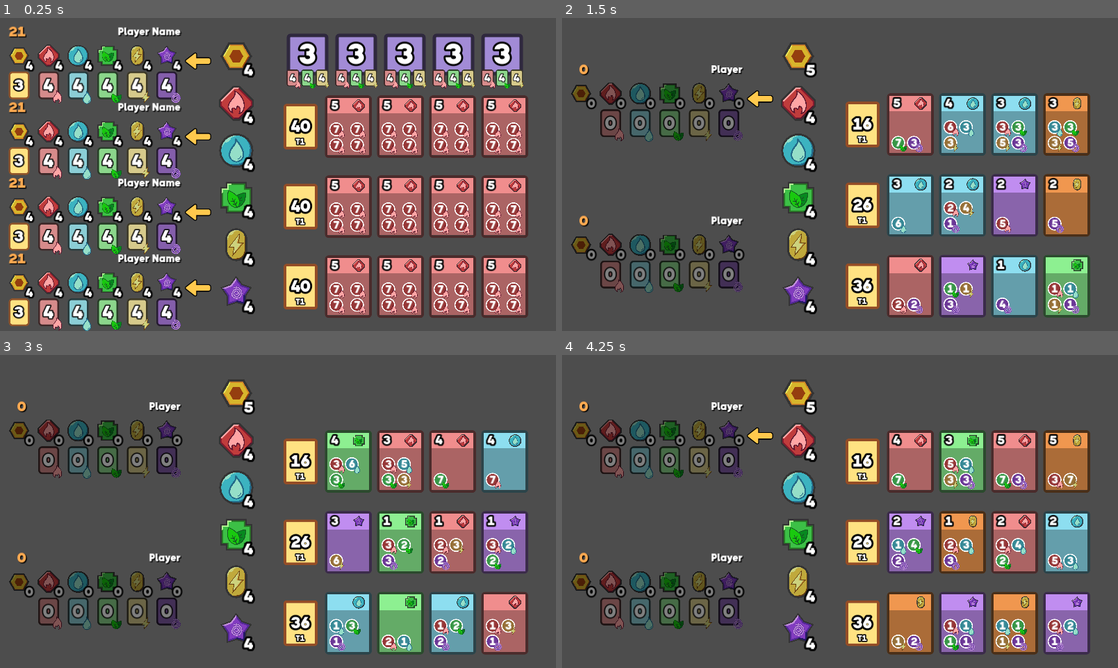
Above: before the commit, frames 1-4 (two rows, left to right).
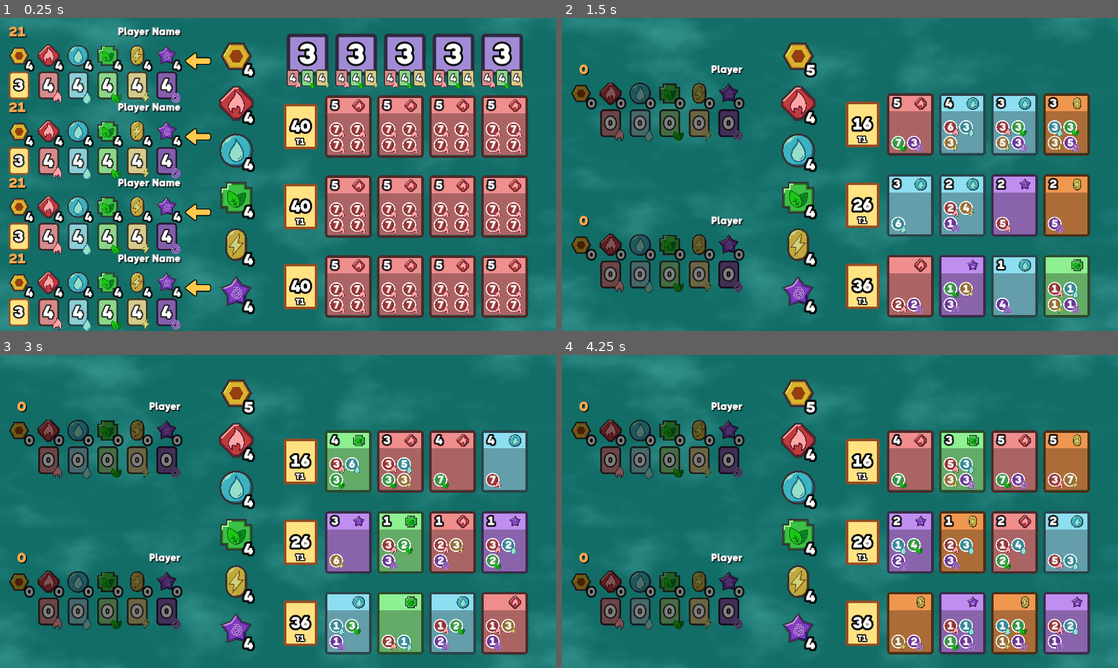
Above: after the commit, the same moments.

Repository: ShinyDeagle/Glid
Game: Godot game, scene res://Scenes/Main.tscn
The game is run twice, just before and just after one commit, with the same random seed, the same clock (stepped at 60 frames per second) and the same inputs.
Inputs (mouse positions are in pixels of both pictures, inside the frame that each line leads up to):
- Up to frame 1 (0.25 s): no input
- Up to frame 2 (1.5 s): click (578, 86) at 0.52 s; click (578, 124) at 1.27 s
- Up to frame 3 (3 s): click (16, 461) at 2.02 s; tap Enter at 2.75 s; move the mouse to (400, 495) at 2.77 s; tap Backspace at 2.85 s; click (400, 495) at 2.92 s
- Up to frame 4 (4.25 s): tap Space at 3.02, 3.5, 3.77 s; move the mouse to (728, 527) at 3.52 s; tap Backspace at 3.6 s; click (728, 527) at 3.67 s

The runs differ from the first frame. In frame 1, 53% of the frame differs, in the area x 0-100%, y 0-100%; in frame 2, 68%; in frame 3, 68%; in frame 4, 68%.
Error in both runs: Invalid access to property or key 'deck' on a base object of type 'Nil'. (res://Scripts/Game/GamePlayer.gd:149)

Commit message:
Minor Tweaks

Diff:
--- a/Scenes/Game/Player_Arrow.tscn
+++ b/Scenes/Game/Player_Arrow.tscn
@@ -2,7 +2,7 @@
 
 [ext_resource type="Texture2D" uid="uid://dkbveafyf21l8" path="res://Assets/UI/Generic/UI_Generic_Arrow.png" id="1_lorm0"]
 
-[node name="Player1_Arrow" type="TextureRect"]
+[node name="Arrow" type="TextureRect"]
 modulate = Color(1, 0.79, 0.3, 1)
 custom_minimum_size = Vector2(0, 174)
 size_flags_horizontal = 3
--- a/Scenes/Game/Session.tscn
+++ b/Scenes/Game/Session.tscn
@@ -8,12 +8,24 @@
 [ext_resource type="PackedScene" uid="uid://bu5vx07jckqdc" path="res://Scenes/Game/Noble.tscn" id="2_pf07s"]
 [ext_resource type="PackedScene" uid="uid://b8yovc2gr7cpa" path="res://Scenes/Game/Gems/Gem_Fire.tscn" id="3_j5tha"]
 [ext_resource type="PackedScene" uid="uid://bb5wwrqe38o7l" path="res://Scenes/Game/Player_Arrow.tscn" id="3_jp1aw"]
-[ext_resource type="Texture2D" uid="uid://dkbveafyf21l8" path="res://Assets/UI/Generic/UI_Generic_Arrow.png" id="3_obqr6"]
 [ext_resource type="PackedScene" uid="uid://w4qvsqcr2qpo" path="res://Scenes/Game/Gems/Gem_Water.tscn" id="4_gevlf"]
 [ext_resource type="PackedScene" uid="uid://wjkwtnnbnand" path="res://Scenes/Game/Gems/Gem_Grass.tscn" id="5_o3u68"]
 [ext_resource type="PackedScene" uid="uid://c1toeh2ubsefb" path="res://Scenes/Game/Gems/Gem_Electric.tscn" id="6_npr8e"]
 [ext_resource type="PackedScene" uid="uid://byp42n4avq0bw" path="res://Scenes/Game/Gems/Gem_Psychic.tscn" id="7_7chk3"]
 [ext_resource type="FontFile" uid="uid://ck4gjxb2nutq2" path="res://Assets/Fonts/Thiccboi/THICCCBOI-ThicccAF.ttf" id="12_04j3n"]
+
+[sub_resource type="Gradient" id="Gradient_rkq1a"]
+interpolation_mode = 2
+offsets = PackedFloat32Array(0.44335, 1)
+colors = PackedColorArray(0.0731, 0.43, 0.406207, 1, 0.1995, 0.57, 0.5453, 1)
+
+[sub_resource type="FastNoiseLite" id="FastNoiseLite_h3nf6"]
+noise_type = 3
+
+[sub_resource type="NoiseTexture2D" id="NoiseTexture2D_4nfoq"]
+seamless = true
+color_ramp = SubResource("Gradient_rkq1a")
+noise = SubResource("FastNoiseLite_h3nf6")
 
 [sub_resource type="StyleBoxFlat" id="StyleBoxFlat_0mtmk"]
 bg_color = Color(0.26, 0.26, 0.26, 1)
@@ -58,6 +70,16 @@
 size_flags_vertical = 3
 script = ExtResource("1_ep0gm")
 
+[node name="BG" type="TextureRect" parent="."]
+unique_name_in_owner = true
+layout_mode = 1
+anchors_preset = 15
+anchor_right = 1.0
+anchor_bottom = 1.0
+grow_horizontal = 2
+grow_vertical = 2
+texture = SubResource("NoiseTexture2D_4nfoq")
+
 [node name="MarginContainer" type="MarginContainer" parent="."]
 layout_mode = 1
 anchors_preset = 15
@@ -111,35 +133,17 @@
 unique_name_in_owner = true
 layout_mode = 2
 
-[node name="Player2_Arrow" type="TextureRect" parent="MarginContainer/HBoxContainer/MarginContainer4/Arrows"]
-unique_name_in_owner = true
-modulate = Color(1, 0.79, 0.3, 1)
-custom_minimum_size = Vector2(0, 174)
-layout_mode = 2
-texture = ExtResource("3_obqr6")
-expand_mode = 1
-stretch_mode = 5
-flip_h = true
-
-[node name="Player3_Arrow" type="TextureRect" parent="MarginContainer/HBoxContainer/MarginContainer4/Arrows"]
-unique_name_in_owner = true
-modulate = Color(1, 0.79, 0.3, 1)
-custom_minimum_size = Vector2(0, 174)
-layout_mode = 2
-texture = ExtResource("3_obqr6")
-expand_mode = 1
-stretch_mode = 5
-flip_h = true
-
-[node name="Player4_Arrow" type="TextureRect" parent="MarginContainer/HBoxContainer/MarginContainer4/Arrows"]
-unique_name_in_owner = true
-modulate = Color(1, 0.79, 0.3, 1)
-custom_minimum_size = Vector2(0, 174)
-layout_mode = 2
-texture = ExtResource("3_obqr6")
-expand_mode = 1
-stretch_mode = 5
-flip_h = true
+[node name="Player2_Arrow" parent="MarginContainer/HBoxContainer/MarginContainer4/Arrows" instance=ExtResource("3_jp1aw")]
+unique_name_in_owner = true
+layout_mode = 2
+
+[node name="Player3_Arrow" parent="MarginContainer/HBoxContainer/MarginContainer4/Arrows" instance=ExtResource("3_jp1aw")]
+unique_name_in_owner = true
+layout_mode = 2
+
+[node name="Player4_Arrow" parent="MarginContainer/HBoxContainer/MarginContainer4/Arrows" instance=ExtResource("3_jp1aw")]
+unique_name_in_owner = true
+layout_mode = 2
 
 [node name="MarginContainer2" type="MarginContainer" parent="MarginContainer/HBoxContainer"]
 layout_mode = 2
Not shown: 1 places in Scenes/Game/Session.tscn that only renumber resources
